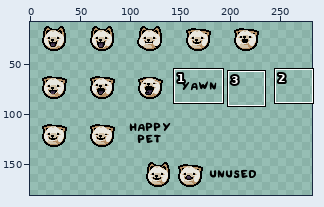
One commit to this sprite sheet: resources/gfx/familiar/familiar_olga_head.png. Above: a wide view before the commit, with the close-up outlined.
Close-up. Before the edit:
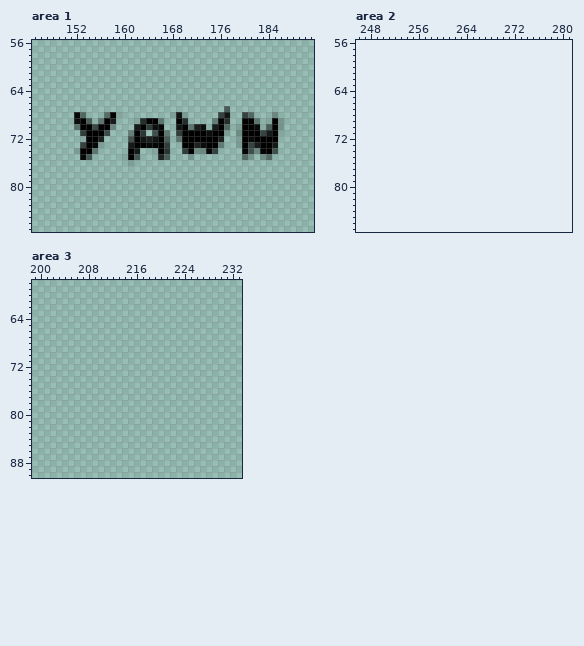
The file is 240x192 pixels. Pixels under 10% opacity are left out. Colours within 5 levels of each other are drawn and written as one. Shown: area 1: x 145..191, y 56..87; area 2: x 246..281, y 56..87; area 3: x 199..233, y 58..90. The old version is drawn lined up with the new one, on the new canvas. The wide view leaves out empty margins. The commit also changed other parts of the picture, which this record leaves out.
Once edited:
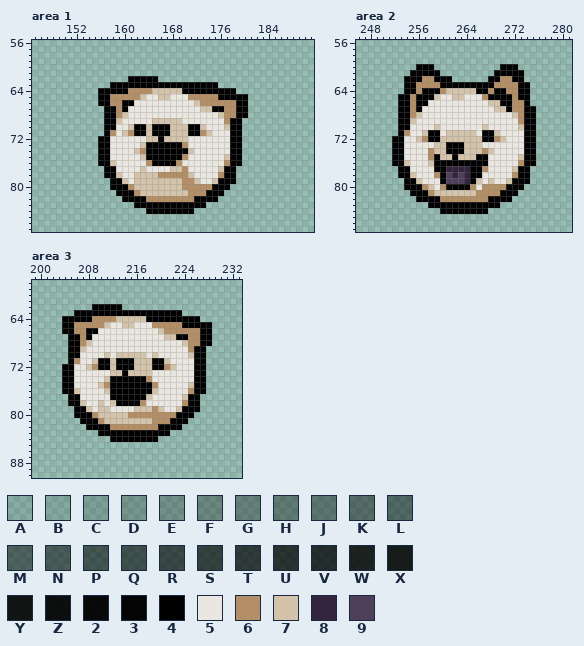
Palette (. is transparent): A #0000001a  B #00000020  C #0000002a  D #00000037  E #0000003d  F #0000004a  G #00000052  H #0000005b  J #00000062  K #0000006d  L #00000074  M #0000007a  N #00000083  P #0000008c  Q #00000092  R #0000009d  S #000000a6  T #000000b0  U #000000ba  V #000000c1  W #000000d1  X #000000d9  Y #000000e2  Z #000000eb  2 #000000f2  3 #000000f9  4 #000000  5 #e9e7df  6 #b48f66  7 #d2c3aa  8 #31243c  9 #4e405a
Changes in this commit:
canvas 240x192 -> 360x240
Area 1:
y 62: x 161..165 ..... -> 44444
y 63: x 158..175 .................. -> 444444444444444444
y 64: x 156..178 ....................... -> 44444666677777444444444
y 65: x 156..180 ......................... -> 4466666755775556666644444
y 66: x 156..180 ......................... -> 4466445555555555766666644
y 67: x 157..180 ....................M... -> 446455555555555577446644
y 68: x 152..153 2L -> ..; x 157 K -> 4; x 159..181 B........AYB.....RY..RL -> 6755555555555555576644.; x 185 F -> .
y 69: x 152..154 Z4N -> ...; x 156 J -> .; x 158..182 X...BU44J..4V....F4U..44J -> 4755555777775555555644...; x 184..186 B4D -> ...
y 70: x 152..156 H44R3 -> .....; x 158..162 E...X -> 45574; x 164..186 SZ2..Y4JWZ.X4L.C442AM4C -> 7444777447555744.......
y 71: x 153..161 S444Q...F -> ....46576; x 163..165 T.P -> 474; x 167..170 G.S4 -> 4777; x 173..186 4Z44B.D444RX4B -> 6755544.......
y 72: x 153..165 A44W....Q4YWY -> ...4455555577; x 167..185 N.J444444W..C424444 -> 7777555555544......
y 73: x 153..165 R42C....X4423 -> ...4455555744; x 167..185 S..44WZ44H..B4RX44X -> 4446555555544......
y 74: x 152..165 B44J.....4X..B -> ....4455557644; x 167..185 U..S4DF2S....3QE34Q -> 4444755555544......
y 75: x 153..154 2P -> ..; x 156..181 ....B4P...WM...C........LC -> 445555574444446555555744..; x 183..184 DL -> ..
y 76: x 156..179 .....C.................. -> 447555556444465555555644
y 77: x 157..178 ...................... -> 4455557555577655555744
y 78: x 157..178 ...................... -> 4475577776666675555644
y 79: x 158..178 ..................... -> 447577777777667557444
y 80: x 158..177 .................... -> 44467777777766666444
y 81: x 159..176 .................. -> 444677777777666444
y 82: x 160..175 ................ -> 4444666666664444
y 83: x 162..173 ............ -> 444444444444
y 84: x 164..171 ........ -> 44444444
Area 2:
y 60: x 256..258 ... -> 444; x 270..272 ... -> 444
y 61: x 255..259 ..... -> 44444; x 269..273 ..... -> 44444
y 62: x 254..261 ........ -> 44466444; x 268..273 ...... -> 446644
y 63: x 254..274 ..................... -> 446666444444444666644
y 64: x 254..274 ..................... -> 446444677777446446644
y 65: x 253..274 ...................... -> 4464447557755564444644
y 66: x 253..274 ...................... -> 4464455555555557744664
y 67: x 253..275 ....................... -> 44645555555555557746644
y 68: x 253..275 ....................... -> 44675555555555555557644
y 69: x 253..275 ....................... -> 44755555555555555555644
y 70: x 253..275 ....................... -> 44555575555555755555744
y 71: x 253..275 ....................... -> 46557445777775447555544
y 72: x 252..275 ........................ -> 445576447777777446755544
y 73: x 252..275 ........................ -> 445555577444777555555544
y 74: x 252..275 ........................ -> 445555677444777675555544
y 75: x 252..275 ........................ -> 445555647747774455555744
y 76: x 252..275 ........................ -> 447555744444444455555644
y 77: x 253..274 ...................... -> 4455554488884465555744
y 78: x 253..274 ...................... -> 4475556498984455555644
y 79: x 254..274 ..................... -> 447555499984757557444
y 80: x 254..273 .................... -> 44467564444656666444
y 81: x 255..272 .................. -> 444677777776666444
y 82: x 256..271 ................ -> 4444666666664444
y 83: x 258..269 ............ -> 444444444444
y 84: x 260..267 ........ -> 44444444
Area 3:
y 62: x 209..213 ..... -> 44444
y 63: x 206..223 .................. -> 444444444444444444
y 64: x 204..226 ....................... -> 44444666677777444444444
y 65: x 204..228 ......................... -> 4466666755775556666644444
y 66: x 204..228 ......................... -> 4466445555555555766666644
y 67: x 205..228 ........................ -> 446455555555555577446644
y 68: x 205..228 ........................ -> 446755555555555555576644
y 69: x 205..227 ....................... -> 44755555555555555555644
y 70: x 205..227 ....................... -> 44555575777775755555744
y 71: x 205..227 ....................... -> 46557447444777447555544
y 72: x 204..227 ........................ -> 445576447444777446755544
y 73: x 204..227 ........................ -> 445555557747777555555544
y 74: x 204..227 ........................ -> 445555574444446555555544
y 75: x 204..227 ........................ -> 445555764444444655555744
y 76: x 204..227 ........................ -> 447555574444444755555644
y 77: x 205..226 ...................... -> 4455555444444755555744
y 78: x 205..226 ...................... -> 4475575744446555555644
y 79: x 206..226 ..................... -> 447577555577767557444
y 80: x 206..225 .................... -> 44467777766666666444
y 81: x 207..224 .................. -> 444677777777666444
y 82: x 208..223 ................ -> 4444666666664444
y 83: x 210..221 ............ -> 444444444444
y 84: x 212..219 ........ -> 44444444
Boxes around the changes in both close-ups, in picture pixels (x1, y1, x2, y2):
changed: (74, 76, 284, 214)
added: (392, 64, 536, 214)
added: (62, 304, 212, 442)
